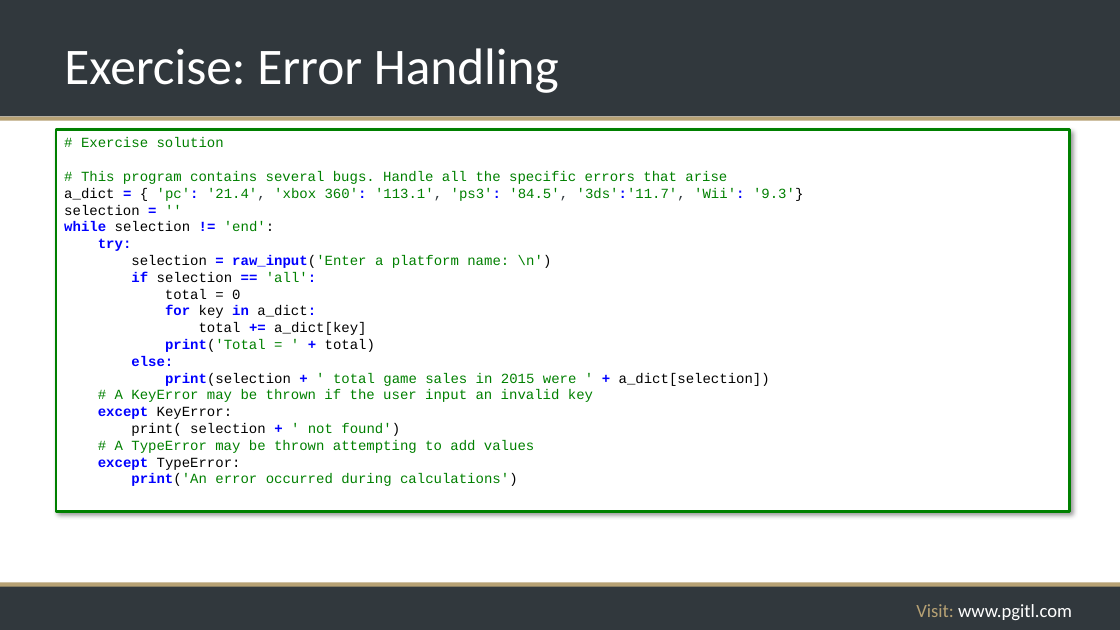
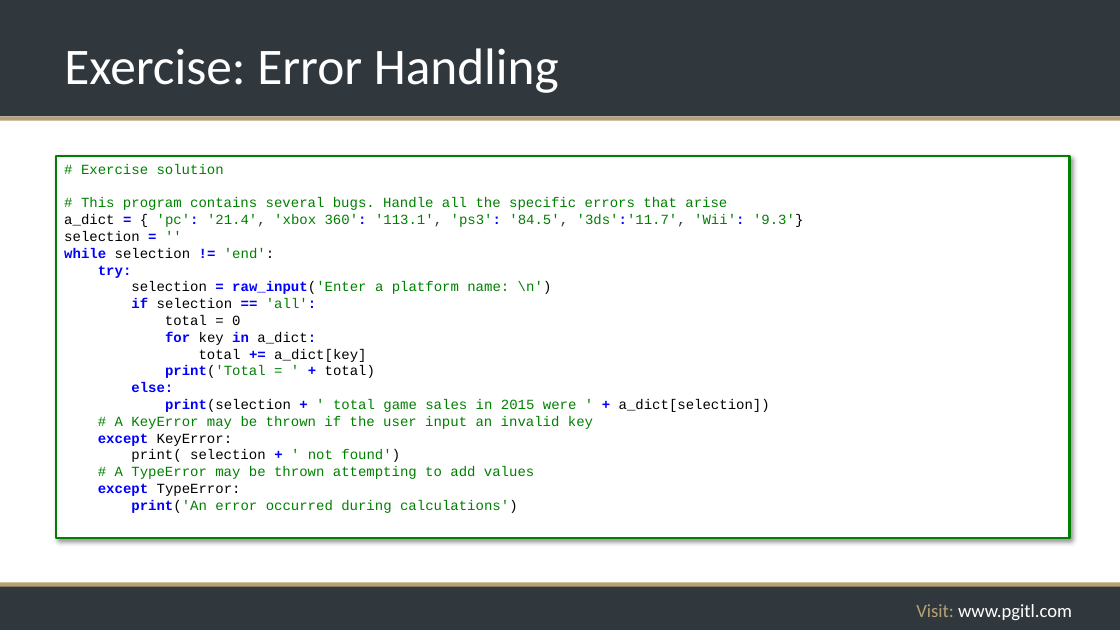
Before and after one commit to rikkouri/project-a, a slide deck: slide 167 of Programming Foundations.pptx. Drawn at 1120x630 pixels with LibreOffice and Linux fonts; fonts in the diff are those of the drawing; background and template pictures are left out. Boxes give left, top, right and bottom in pixels: in the first picture for what was removed or moved away, otherwise in the second. Text is boxed around its words. In the diff, an @@ line names an element or a change of style, - is before the commit and + after.

```diff
--- a/Programming Foundations.pptx
+++ b/Programming Foundations.pptx
@@ rectangle "# Exercise solution": place and size @@
-rectangle "# Exercise solution" at (56, 130, 1070, 512)
+rectangle "# Exercise solution" at (56, 156, 1070, 538)
```
Also in this commit, not shown: 15 other slides changed.
